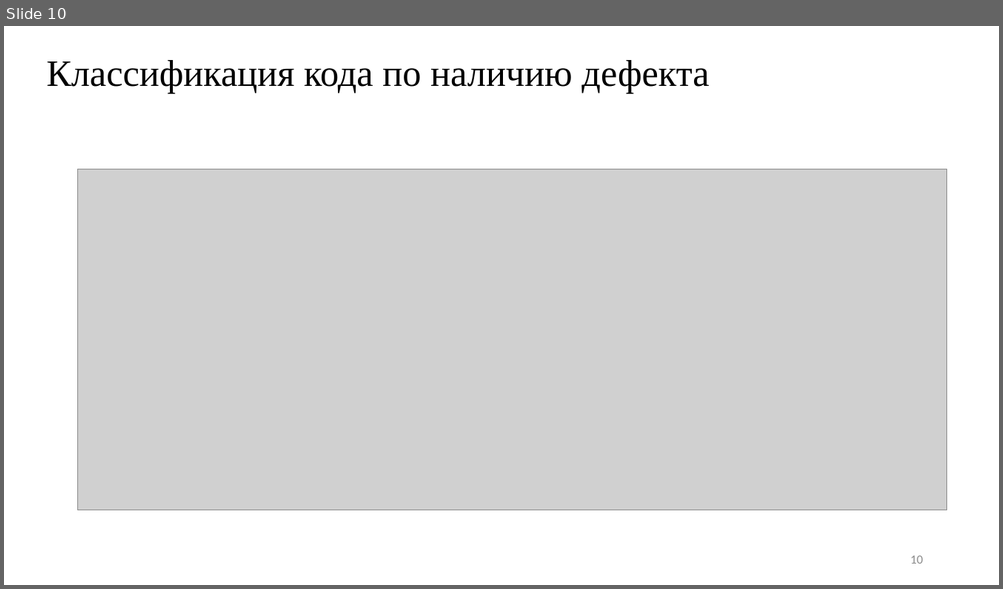
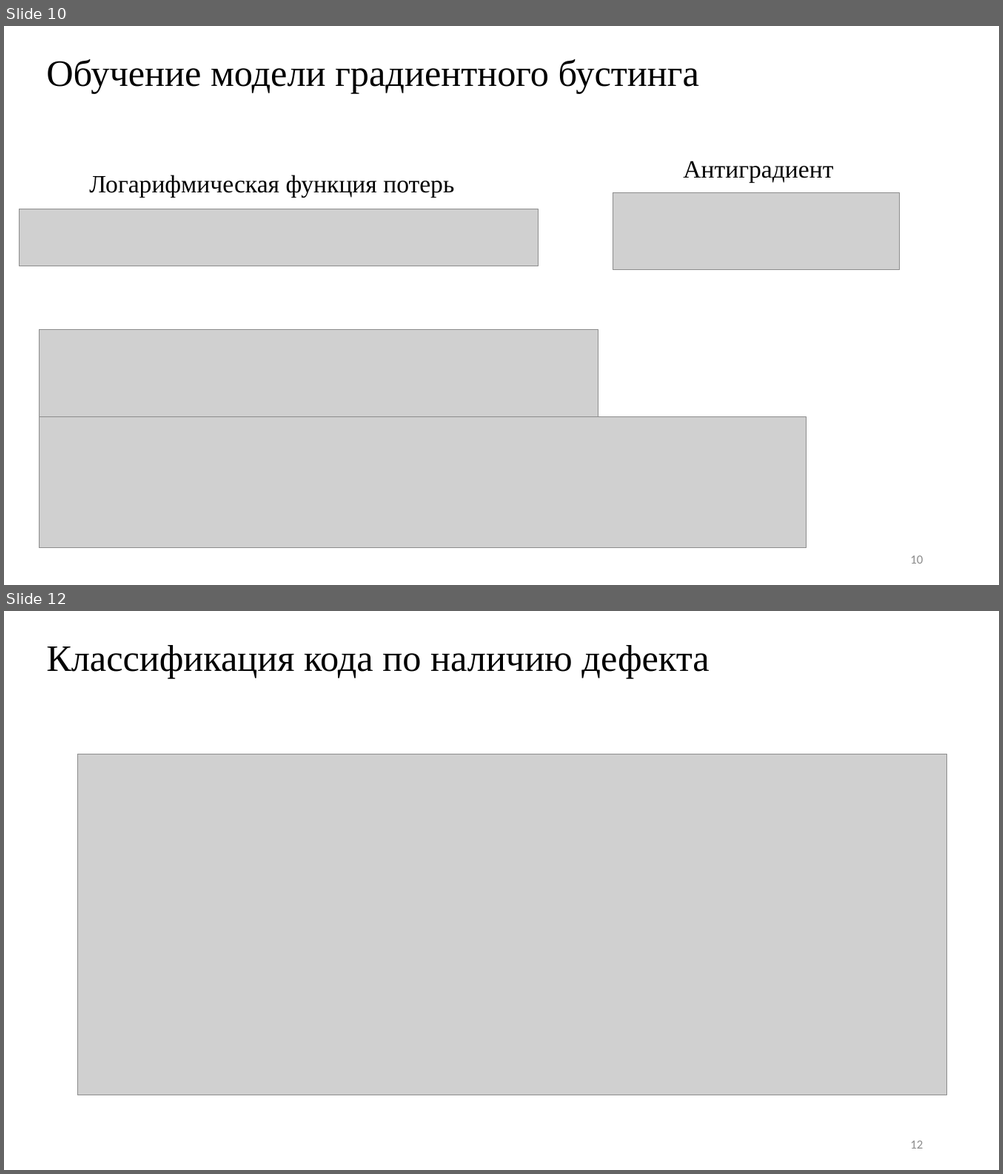
Before and after one commit to ilyasssklimov/bmstu_DefectDetection, a slide deck: doc/presentation/КлимовИС_ВКР_презентация.pptx. Shown one above the other, each under a label of ours: slide 10 before the commit, slides 10 and 12 after it; the slides between them are not shown. The pictures are 1003x589 and 1003x1174 pixels, drawn with LibreOffice and Linux fonts; fonts in the diff are those of the drawing; grey boxes stand for pictures. Boxes give left, top, right and bottom in pixels: in the first picture for what was removed or moved away, otherwise in the second. Text is boxed around its words. In the diff, an @@ line names an element or a change of style, - is before the commit and + after.

```diff
--- a/doc/presentation/КлимовИС_ВКР_презентация.pptx
+++ b/doc/presentation/КлимовИС_ВКР_презентация.pptx
@@ slide 10 added at (4, 26, 999, 585), background #FFFFFF @@
@@ title added at (46, 59, 699, 93), 36 pt, text #000000 @@
+Обучение модели градиентного бустинга
@@ text added at (89, 175, 454, 197), 24 pt, text #000000 @@
+Логарифмическая функция потерь
@@ text added at (683, 161, 833, 183), 24 pt, text #000000 @@
+Антиградиент
@@ picture added at (613, 193, 899, 270) @@
@@ picture added at (19, 210, 538, 267) @@
@@ picture added at (39, 330, 598, 417) @@
@@ picture added at (39, 417, 806, 549) @@
@@ page number added at (910, 556, 922, 564), 12 pt, text #8C8C8C @@
+10
@@ what was slide 10 is now slide 12 @@
@@ page number at (910, 1141, 922, 1149): text changed @@
-10
+12
```
Also in this commit, not shown: 2 slides changed, 1 other slide added, 1 other file.
